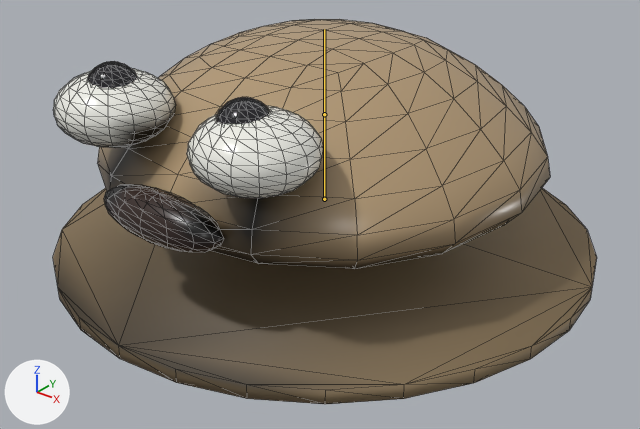
A saved change to the glTF model public/models/tokoshiepurun.glb.
The view is the same before and after, from a camera (50 mm lens) standing at (0.7, -0.886, 0.615) and looking at (0.022, -0.038, 0.089). Arrows for +X, +Y and +Z are at lower left; the lights stay in place. The first picture is the older version. Both versions are drawn at frame 4 of the action 'die'; the numbers are the values there. The bones that change, and the others that lie on the model, are drawn over the model as lines. Mesh edges are drawn as thin lines.

Objects in the first picture: 'tokoshiepurun'.
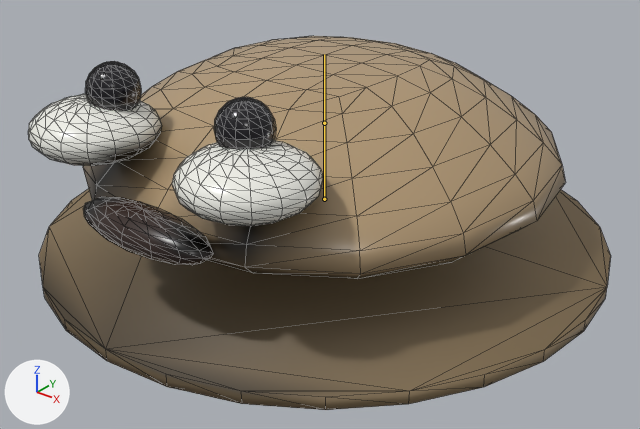
Location of each change, [x1, y1, x2, y2] in pixels of the pictures (640 x 429 px):
'tokoshiepurun', posed (7% wider)
    before: [53, 19, 597, 404]
    after: [28, 36, 611, 410]
bone 'base-mid', root to tip
    before: (324, 199) to (324, 114)
    after: (324, 199) to (324, 123)
bone 'mid-top', root to tip
    before: (324, 114) to (324, 29)
    after: (324, 123) to (324, 54)

The edits, one by one:
Bone 'base-mid' (bone_base_mid) is rescaled from (1.08, 0.91, 1.08) to (1.13, 0.82, 1.13).
Bone 'mid-top' (bone_mid_top) is rescaled from (1.06, 0.92, 1.06) to (1.1, 0.83, 1.1).
